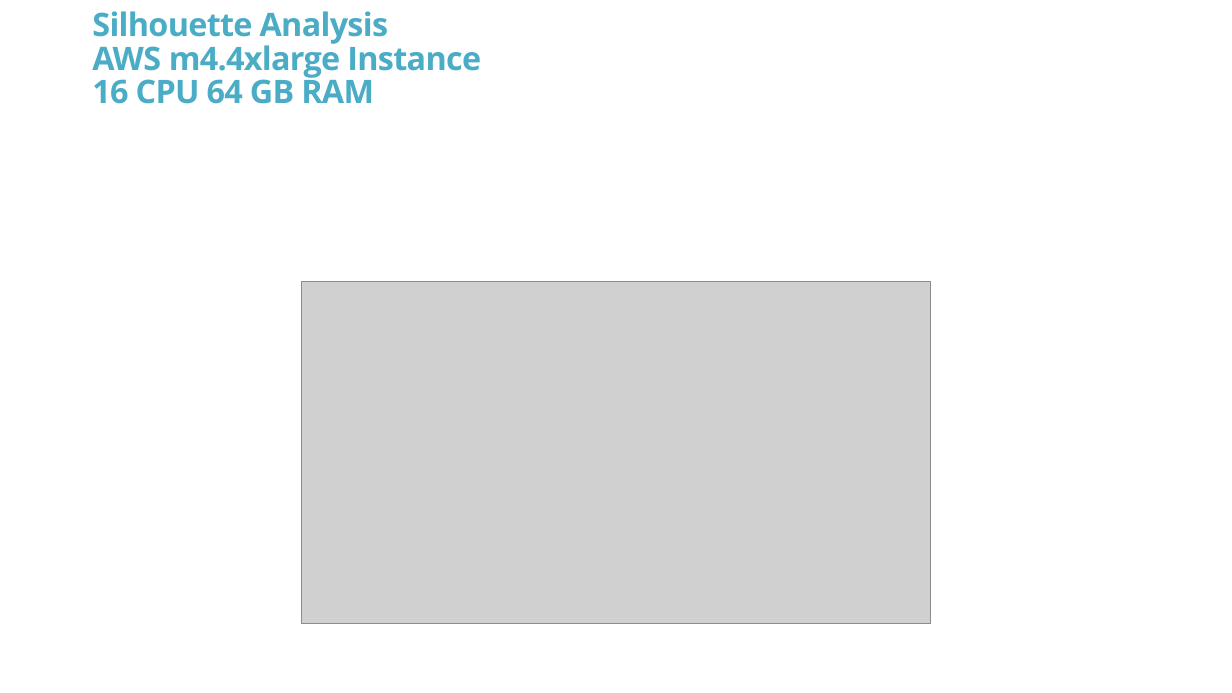
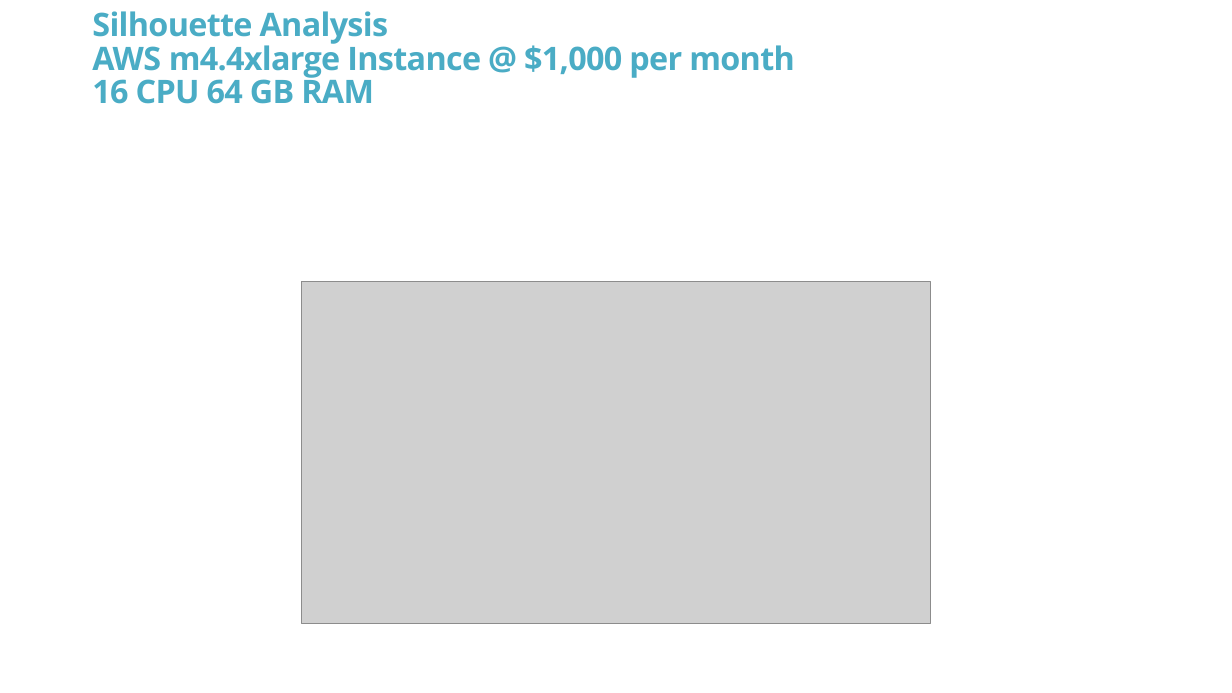
Before and after one commit to Invigor/DAT8SYDProject, a slide deck: slide 15 of DAT8SYD Project.pptx. Drawn at 1232x693 pixels with LibreOffice and Linux fonts; fonts in the diff are those of the drawing; grey boxes stand for pictures; background and template pictures are left out. Boxes give left, top, right and bottom in pixels: in the first picture for what was removed or moved away, otherwise in the second. Text is boxed around its words. In the diff, an @@ line names an element or a change of style, - is before the commit and + after.

```diff
--- a/DAT8SYD Project.pptx
+++ b/DAT8SYD Project.pptx
@@ title at (x1=92, y1=11, x2=795, y2=104): text changed @@
-Silhouette Analysis
-AWS m4.4xlarge Instance
-16 CPU 64 GB RAM
+Silhouette Analysis
+AWS m4.4xlarge Instance @ $1,000 per month
+16 CPU 64 GB RAM
```
Also in this commit, not shown: 3 other slides changed.
